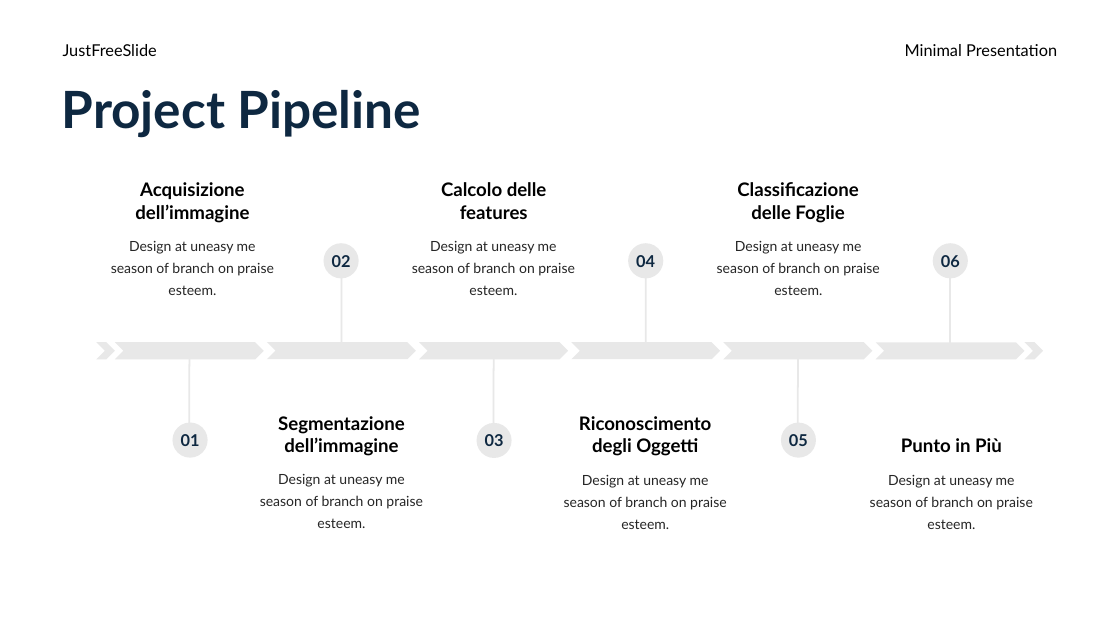
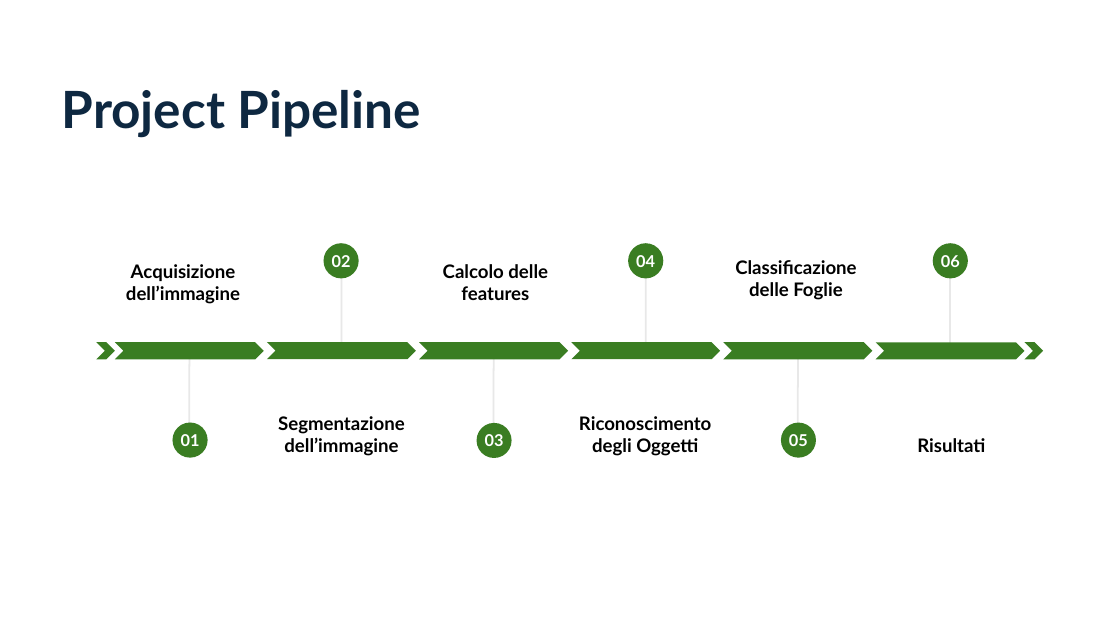
Before and after one commit to aleeteo/leaf_ID, a slide deck: slide 7 of presentazione/ProjectLeafWIP.pptx. Drawn at 1120x630 pixels with LibreOffice and Linux fonts; fonts in the diff are those of the drawing. Boxes give left, top, right and bottom in pixels: in the first picture for what was removed or moved away, otherwise in the second. Text is boxed around its words. In the diff, an @@ line names an element or a change of style, - is before the commit and + after.

```diff
--- a/presentazione/ProjectLeafWIP.pptx
+++ b/presentazione/ProjectLeafWIP.pptx
@@ text removed at bbox=[63, 44, 157, 56] @@
-JustFreeSlide
@@ text removed at bbox=[905, 44, 1057, 56] @@
-Minimal Presentation
@@ text "Acquisizione dell’immagine": place and size @@
-text "Acquisizione dell’immagine" at bbox=[135, 182, 249, 223]
+text "Acquisizione dell’immagine" at bbox=[126, 264, 240, 304]
@@ text removed at bbox=[111, 241, 274, 295] @@
-Design at uneasy me season of branch on praise esteem.
@@ text removed at bbox=[412, 241, 575, 295] @@
-Design at uneasy me season of branch on praise esteem.
@@ text "Calcolo delle features": place and size @@
-text "Calcolo delle features" at bbox=[441, 182, 547, 219]
+text "Calcolo delle features" at bbox=[443, 264, 548, 300]
@@ text removed at bbox=[717, 241, 880, 295] @@
-Design at uneasy me season of branch on praise esteem.
@@ text "Classificazione delle Foglie": place and size @@
-text "Classificazione delle Foglie" at bbox=[737, 182, 858, 223]
+text "Classificazione delle Foglie" at bbox=[735, 260, 856, 300]
@@ text colour #0E2841 to #FFFFFF; fill #E8E8E8 to #3B7D23 in 6 elements at bbox=[476, 423, 512, 458], bbox=[781, 423, 817, 458], bbox=[172, 423, 208, 458], bbox=[323, 244, 359, 279], bbox=[628, 244, 664, 279], bbox=[933, 244, 968, 279] @@
@@ fill #E8E8E8 to #3B7D23 in 8 elements at bbox=[115, 342, 264, 359], bbox=[875, 343, 1024, 360], bbox=[267, 342, 416, 359], bbox=[419, 342, 568, 359], bbox=[571, 342, 720, 359], bbox=[723, 342, 872, 359], bbox=[97, 342, 115, 359], bbox=[1025, 342, 1044, 359] @@
@@ text at bbox=[917, 438, 985, 452]: text changed @@
-Punto in Più
+Risultati
@@ text removed at bbox=[260, 474, 423, 528] @@
-Design at uneasy me season of branch on praise esteem.
@@ text removed at bbox=[564, 475, 727, 529] @@
-Design at uneasy me season of branch on praise esteem.
@@ text removed at bbox=[870, 475, 1033, 529] @@
-Design at uneasy me season of branch on praise esteem.
```
Also in this commit, not shown: 5 other slides changed, 4 slides added, 4 slides removed.
